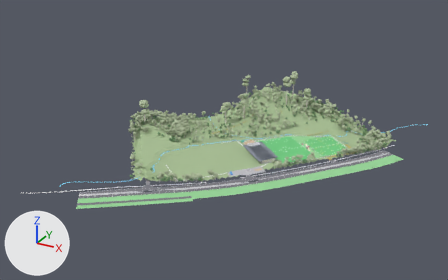
Two versions of the glTF model KHFR_stage3_winter.glb, one commit apart.
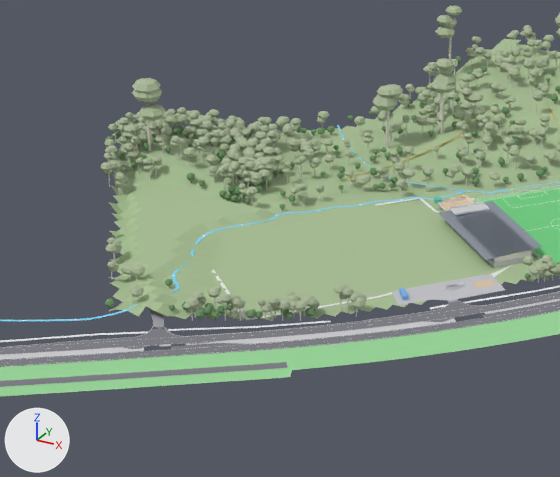
Each version appears first whole from a 50 mm camera at (457.0, -980.0, 463.0) aimed at (-22.0, -109.0, 28.0), and next in a close-up on the part from 21% to 63% of the width and 26% to 84% of the height. Arrows for +X, +Y and +Z are at lower left; the lights stay in place. The last two pictures show the newer version. Vertices at exactly the same position are counted once.

Objects in the first close-up: 'Bush planting zones (euc_can)', 'Bushland forest (euc_can)', 'Bushland forest (wat_can)', 'E2 car park (retained)', 'Giant eucalypts (canopies)', 'Median (separated)', 'Pavilion roof (skillion)', 'Pitch 3', 'Reserve terrain', 'Road reserve (far verge)', 'Swansea Rd NE-bound (surveyed both edges)', 'Swansea Rd SW-bound (2 lanes, smooth)', 'Tennis precinct bush retained (euc_can)' and 45 more.
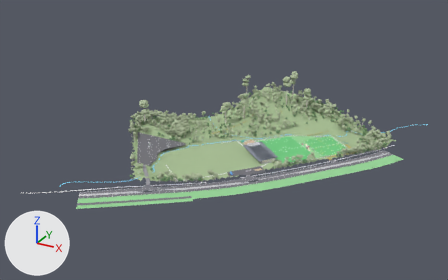
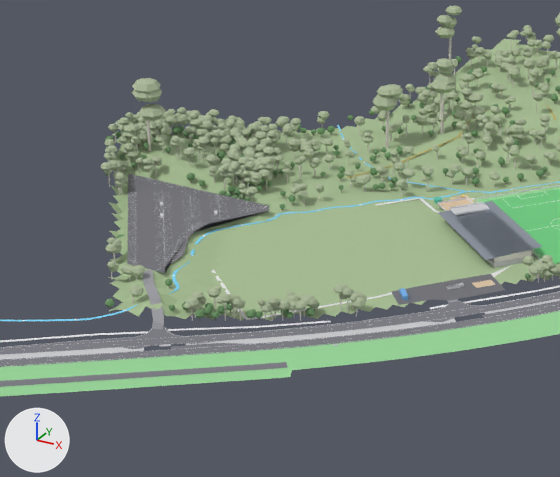
Pixel boxes [x1, y1, x2, y2] of what changed, in the close-ups (560 x 477 px):
```json
{"object": "New car park (~220)", "change": "recoloured, reshaped", "after": [127, 173, 269, 273], "on screen": "not visible before"}
{"object": "E2 car park (retained)", "change": "recoloured", "before": [392, 274, 505, 305], "after": [392, 274, 505, 305], "on screen": "light grey to grey"}
```

The change, as JSON lines over the scene's bpy script:
```json
{"op": "set", "path": "mat_park.base_color", "old": "(0.55, 0.55, 0.58)", "new": "(0.17, 0.17, 0.19)", "note": "light grey #c4c4c8 -> grey #737379"}
{"block": "me_new_car_park___220", "where": "# used by ob_new_car_park___220; location = (0.0, 0.0, 0.0)"}
{"op": "remove", "block": "me_new_car_park___220", "code": "me_new_car_park___220.from_pydata(...)  # 19 vertices, 27 faces; spans x -205.5..-95.5, y -220.3..-112.3, z 0.0..0.1"}
{"op": "add", "block": "me_new_car_park___220", "code": "me_new_car_park___220.from_pydata(...)  # 20 vertices, 36 faces; spans x -205.5..-95.5, y -220.3..-112.3, z 6.4..6.6"}
{"block": "me_new_car_park___220", "change": "me_new_car_park___220 part 1: the whole mesh is rebuilt"}
```
